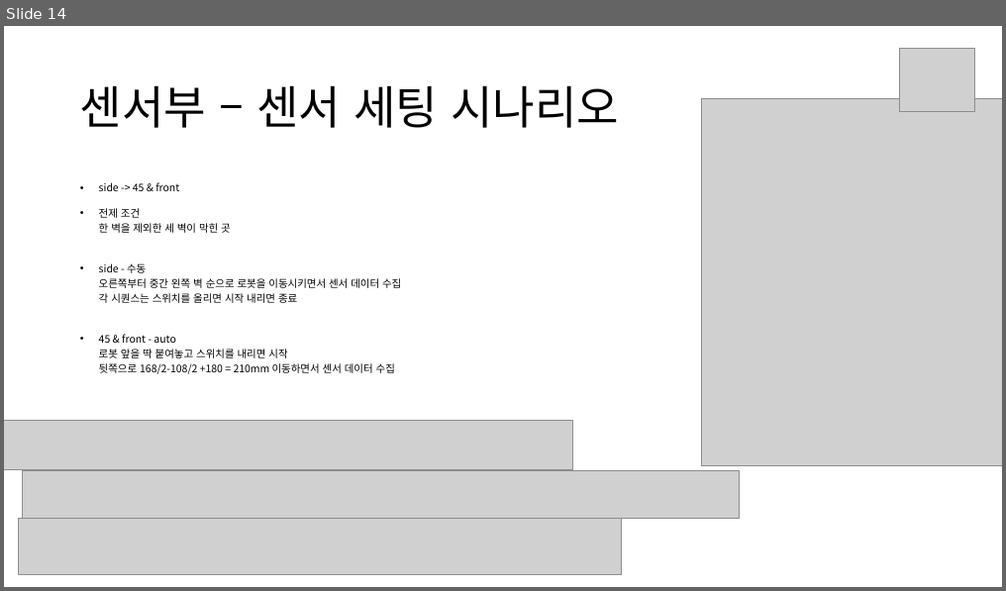
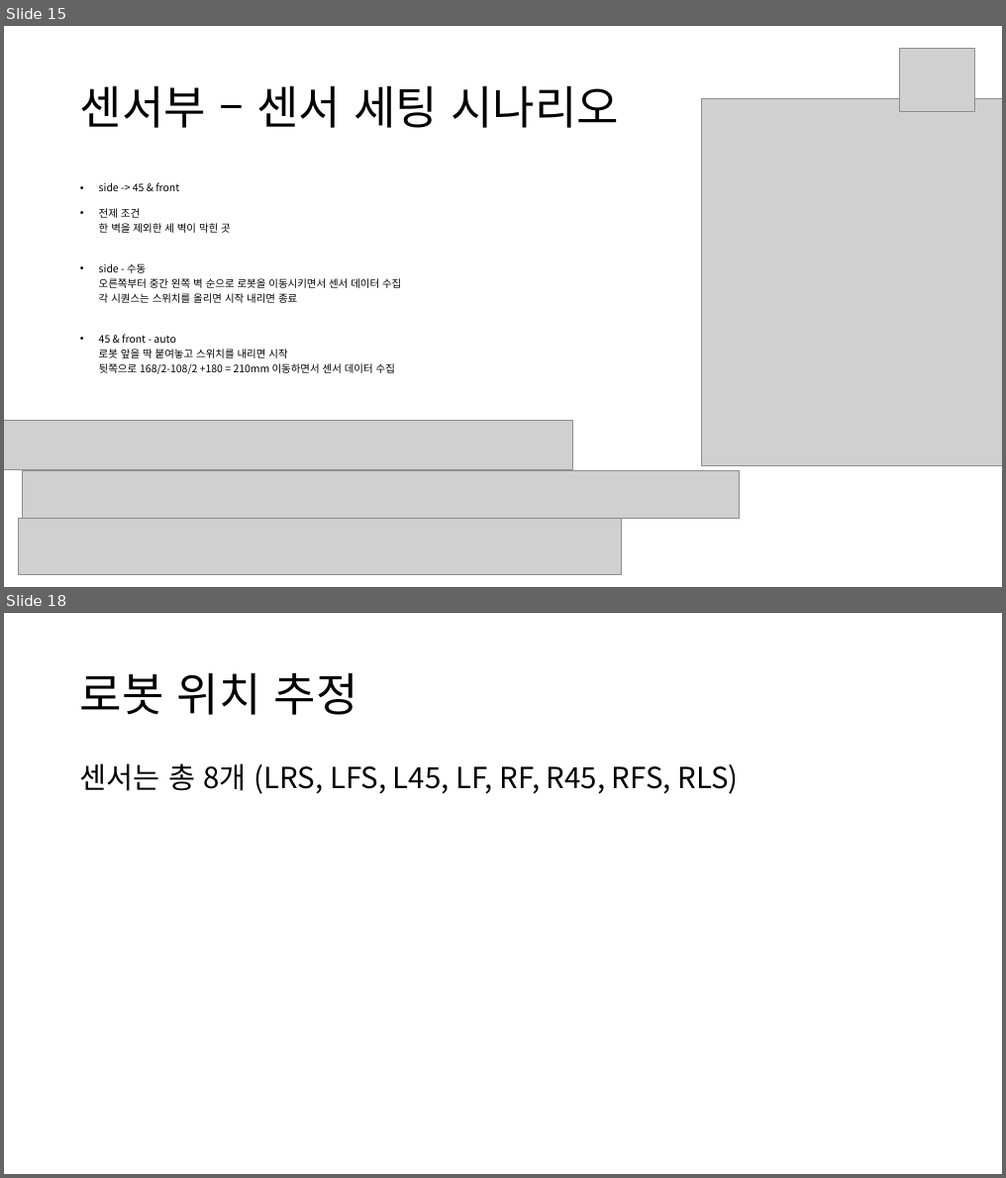
Before and after one commit to nodang/micromouse_hara, a slide deck: hara_instruction.pptx. Shown one above the other, each under a label of ours: slide 14 before the commit, slides 15 and 18 after it; the slides between them are not shown. The pictures are 1006x591 and 1006x1178 pixels, drawn with LibreOffice and Linux fonts; fonts in the diff are those of the drawing; grey boxes stand for pictures. Boxes give left, top, right and bottom in pixels: in the first picture for what was removed or moved away, otherwise in the second. Text is boxed around its words. In the diff, an @@ line names an element or a change of style, - is before the commit and + after.

```diff
--- a/hara_instruction.pptx
+++ b/hara_instruction.pptx
@@ slide 18 added at (4,613,1002,1174), background #FFFFFF @@
@@ title added at (80,672,358,715), 44 pt, text #000000 @@
+로봇 위치 추정
@@ text added at (80,763,738,794), 28 pt, text #000000 @@
+센서는 총 8개 (LRS, LFS, L45, LF, RF, R45, RFS, RLS)
@@ what was slide 14 is now slide 15 @@
```
Also in this commit, not shown: 1 slide changed, 2 other slides added.
